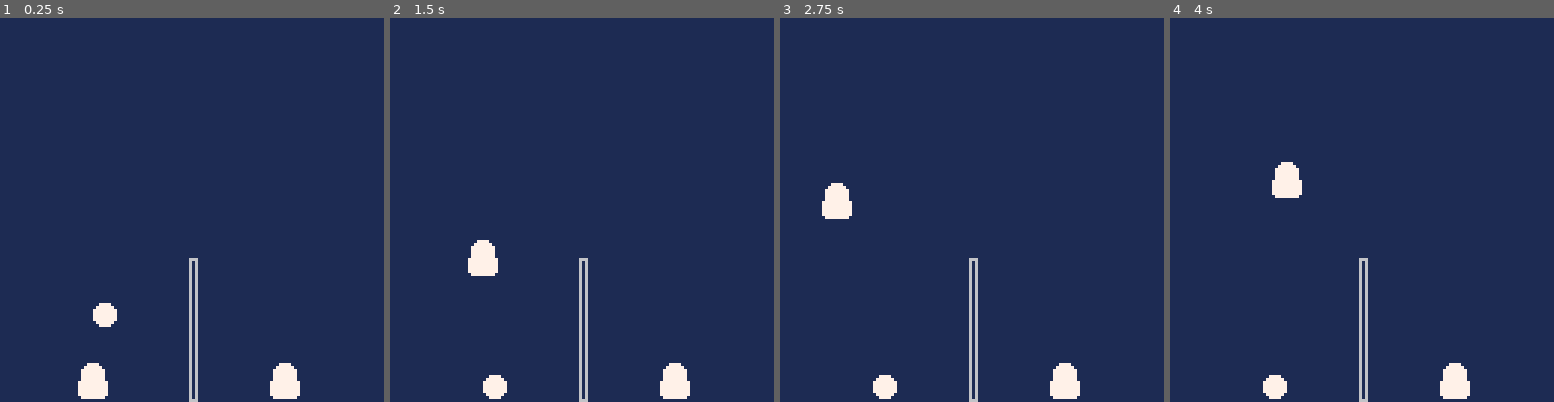
Above: before the commit, frames 1-4 (left to right).
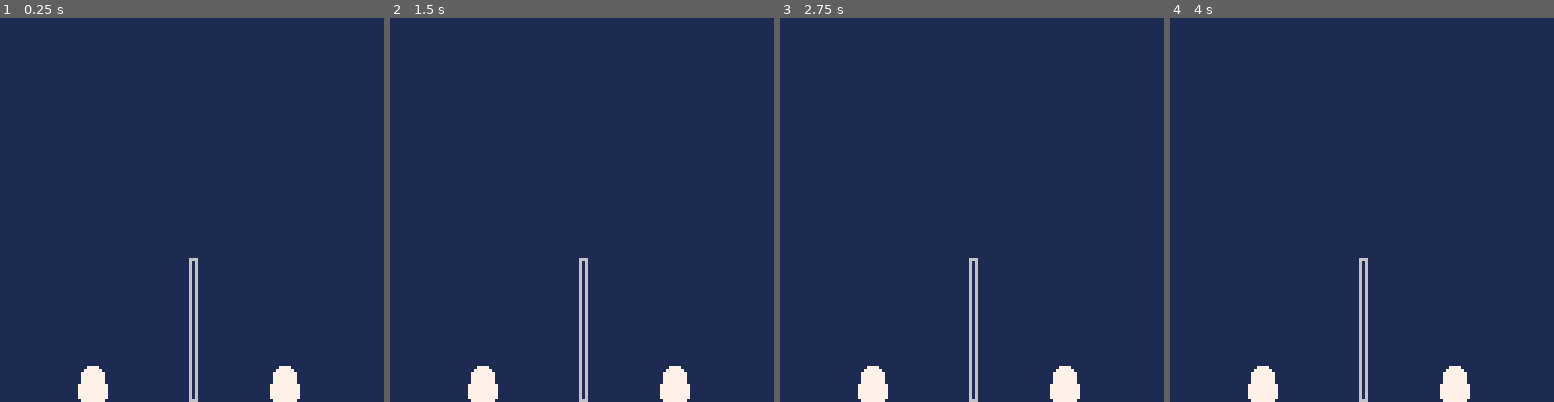
Above: after the commit, the same moments.

Repository: SteScheller/plob8lob
Game: PICO-8 cartridge plob8lob.p8
Same seed, same stepped clock (60 frames per second), same inputs: the game is played once before the commit and once after it.
Inputs:
- Up to frame 1 (0.25 s): no input
- Up to frame 2 (1.5 s): tap O (Z key) at 0.33, 0.7, 1.43 s; tap X (X key) at 1.07 s
- Up to frame 3 (2.75 s): hold Left 1.97-2.37 s; tap X (X key) at 2.07, 2.4, 2.73 s; tap O (Z key) at 2.22 s; hold Down from 2.42 s (still down)
- Up to frame 4 (4 s): release Down at 2.82 s; hold Right 2.87-3.53 s; tap X (X key) at 3.07, 3.4, 3.73 s; tap O (Z key) at 3.1, 3.98 s; hold Up from 3.58 s (still down)

The runs differ from the first frame. In frame 1, 0.6% of the frame differs, in the area x 20-79%, y 74-100%; in frame 2, 1.3%, in the area x 20-79%, y 57-100%; in frame 3, 1.3%; in frame 4, 1.3%.

Commit message:
- worked on implementing movement and bouncing physics

Diff:
--- a/plob8lob.p8
+++ b/plob8lob.p8
@@ -3,39 +3,74 @@
 __lua__
 -- Blobby Volley clone
 -- by HighPerformanceCookie
+physics = { yMax = 500, gravity = 0.2 }
+rules = { kickoff = true, lastTouch = 0, countTouch = 0 }
+objects = {}
 
 function _init()
- w = World:create()
- b = Ball:create({31, 31})
- p1 = Blob:create({23, 0}, 0)
- p2 = Blob:create({87, 0}, 1)
+ objects.w = World:create()
+ objects.b = Ball:create({31, 31})
+ objects.p1 = Blob:create({23, 0}, -1)
+ objects.p2 = Blob:create({87, 0}, -2)
 end
 
 function _update()
- w:update()
- b:update()
- p1:update()
- p2:update()
+ -- interact with players
+ if objects.b:collide(objects.p1:getBounding()) then
+   objects.b:bounce(objects.p1.pos, objects.p1.v)
+ end
+ if objects.b:collide(objects.p2:getBounding()) then
+   objects.b:bounce(objects.p2.pos, objects.p2.v)
+ end
+
+ -- interact with world
+ x1, y1, x2, y2 = objects.b:getBounding()
+ if (x1 < 0) or (x2 > 127) then
+  -- objects.b:reflectHorizontal()
+ end
+ if (y1 <= 0) then
+  objects.b = Ball:create({31, 31})
+  objects.p1 = Blob:create({23, 0}, -1)
+  objects.p2 = Blob:create({87, 0}, -2)
+  rules.kickoff = true
+ end
+
+ for k,v in pairs(objects) do objects[k]:update() end
 end
 
 function _draw()
  cls(1)
- w:draw()
- b:draw()
- p1:draw()
- p2:draw()
+ for k,v in pairs(objects) do objects[k]:draw() end
+end
+
+-->8
+-- world
+World = {}
+World.__index = World
+
+function World:create(pos)
+ local world = {}
+ setmetatable(world, World)
+ return world
+end
+
+function World:update()
+end
+
+function World:draw()
+ rect(63, 127, 65, 80)
 end
 
 -->8
 -- player blob
-
 Blob = {}
 Blob.__index = Blob
 
 function Blob:create(pos, p)
  local blob = {}
  setmetatable(blob, Blob)
- blob.pos = pos
+ blob.pos = pos -- origin: lower left of bounding box
+ blob.w, blob.h = 16, 16
  blob.v = {0, 0}
  blob.sprStand = 0
  blob.p = p or 0
@@ -43,6 +78,12 @@
 end
 
 function Blob:update()
+ if (self.p > 0) then
+  -- human player
+ else
+  -- AI player
+ end
+
  if (btn(0, self.p)) then self.pos[1] -= 1 end
  if (btn(1, self.p)) then self.pos[1] += 1 end
  if (btn(2, self.p)) then self.pos[2] += 1 end
@@ -50,71 +91,95 @@
  if (btn(4, self.p)) then self:jump() end
  if (btn(5, self.p)) then end
 
- self.v[2] -= gravity
+ self.v[2] -= physics.gravity
  self.pos = {
   mid(0, self.pos[1] + self.v[1], 127),
-  mid(0, self.pos[2] + self.v[2], yMax) }
+  mid(0, self.pos[2] + self.v[2], physics.yMax) }
+end
+
+function Blob:draw()
+ spr(
+  self.sprStand,
+  self.pos[1],
+  127 - (self.h-1 - self.pos[2]),
+  -flr(-self.w/8),
+  -flr(-self.h/8))
 end
 
 function Blob:jump()
  if (btnp(4, self.p)) then self.v = {0, 3} end
 end
 
-function Blob:draw()
- spr(self.sprStand, self.pos[1], 111 - self.pos[2], 2, 2)
+function Blob:getBounding()
+ return self.pos[1], self.pos[2], self.pos[1]+(self.w-1), self.pos[2]+(self.h-1)
 end
 
 -->8
 -- ball
-
 Ball = {}
 Ball.__index = Ball
 
 function Ball:create(pos)
  local ball = {}
  setmetatable(ball, Ball)
- ball.pos = pos
+ ball.pos = pos -- origin: lower left of bounding box
+ ball.w, ball.h = 8, 8
  ball.v = {0, 0}
  ball.spr = 2
- ball.kickoff = true
  return ball
 end
 
 function Ball:update()
- self.v[2] -= gravity
+ if not(kickoff) then
+  self.v[2] -= physics.gravity
+ end
+
  self.pos = {
   mid(0, self.pos[1] + self.v[1], 127),
-  mid(0, self.pos[2] + self.v[2], yMax) }
+  mid(0, self.pos[2] + self.v[2], physics.yMax) }
 end
 
 function Ball:draw()
- spr(self.spr, self.pos[1], 119 - self.pos[2])
-end
-
--->8
--- world
-
-World = {}
-World.__index = World
-
-yMax = 500
-gravity = 0.2
-
-function World:create(pos)
- local world = {}
- setmetatable(world, World)
- return world
-end
-
-function World:update()
-end
-
-function World:draw()
- rect(63, 127, 65, 80)
+ printh(self.pos[1])
+ printh(self.pos[2])
+ spr(
+  self.spr,
+  self.pos[1],
+  127 - (self.h-1 - self.pos[2]),
+  -flr(-self.w/8),
+  -flr(-self.h/8))
+end
+
+function Ball:getBounding()
+ return self.pos[1], self.pos[2], self.pos[1]+(self.w-1), self.pos[2]+(self.h-1)
+end
+
+function Ball:collide(x1, y1, x2, y2)
+ local w = x2 - x1
+ local h = y2 - y1
+ if (
+   (x1 < self.pos[1] + self.w) and
+   (x1 + w > self.pos[1]) and
+   (y1 < self.pos[2] + self.h) and
+   (y1 + h > self.pos[2]) ) then
+  return false
+ end
+ return false
+end
+
+function Ball:bounce(p, v)
+ vec = {self.pos[1] - p[1], self.pos[2] - p[2]}
+ self.v = vec
 end
 
 -->8
 -- utils
+
+function vlen(vec)
+ local s = 0.0
+ foreach(vec, function(x) s += pow(x, 2) end)
+ return sqrt(s)
+end
 
 __gfx__
 00000000000000000077770000000000000000000000000000000000000000000000000000000000000000000000000000000000000000000000000000000000
